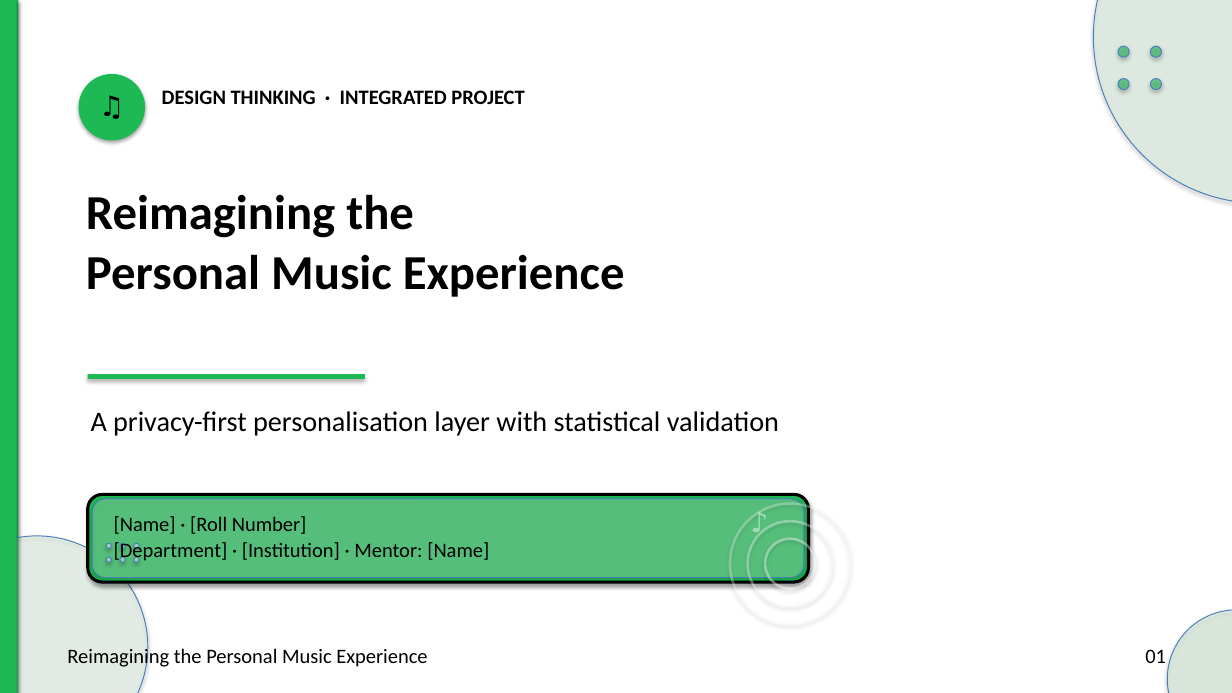
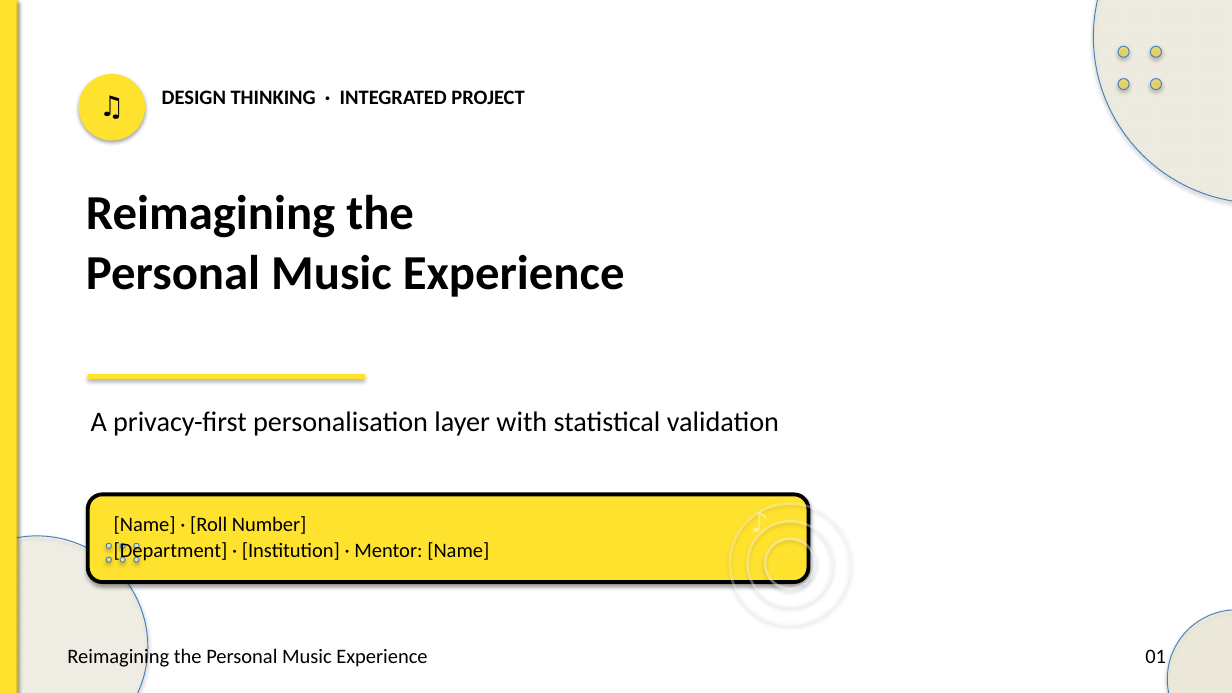
Before and after one commit to preet-kamdar/design-thinking-sem3, a slide deck: slide 1 of docs/Presentation.pptx. Drawn at 1232x693 pixels with LibreOffice and Linux fonts; fonts in the diff are those of the drawing. Boxes give left, top, right and bottom in pixels: in the first picture for what was removed or moved away, otherwise in the second. Text is boxed around its words. In the diff, an @@ line names an element or a change of style, - is before the commit and + after.

```diff
--- a/docs/Presentation.pptx
+++ b/docs/Presentation.pptx
@@ ellipse at bbox=[1093, 0, 1232, 203]: fill #C6EFCE at 28% opacity to #FFF7CD at 28% opacity @@
@@ fill #1DB954 at 55% opacity to #FFE22E at 55% opacity in 4 elements at bbox=[1118, 46, 1129, 57], bbox=[1151, 46, 1162, 57], bbox=[1118, 79, 1129, 90], bbox=[1151, 79, 1162, 90] @@
@@ fill #1DB954 to #FFE22E in 4 elements at bbox=[0, 0, 18, 693], bbox=[0, 0, 17, 693], bbox=[79, 74, 145, 140], bbox=[88, 374, 365, 379] @@
@@ rounded rectangle at bbox=[88, 494, 809, 582]: fill #1DB954 to #FFE22E; outline #000000 2.4 pt to #000000 3 pt @@
@@ rounded rectangle removed at bbox=[92, 499, 804, 578] @@
@@ ellipse at bbox=[0, 536, 148, 693]: fill #C6EFCE at 24% opacity to #FFF7CD at 24% opacity @@
@@ ellipse at bbox=[1167, 610, 1232, 693]: fill #C6EFCE at 34% opacity to #FFF7CD at 34% opacity @@
```
Also in this commit, not shown: 14 other slides changed, 2 other files.
